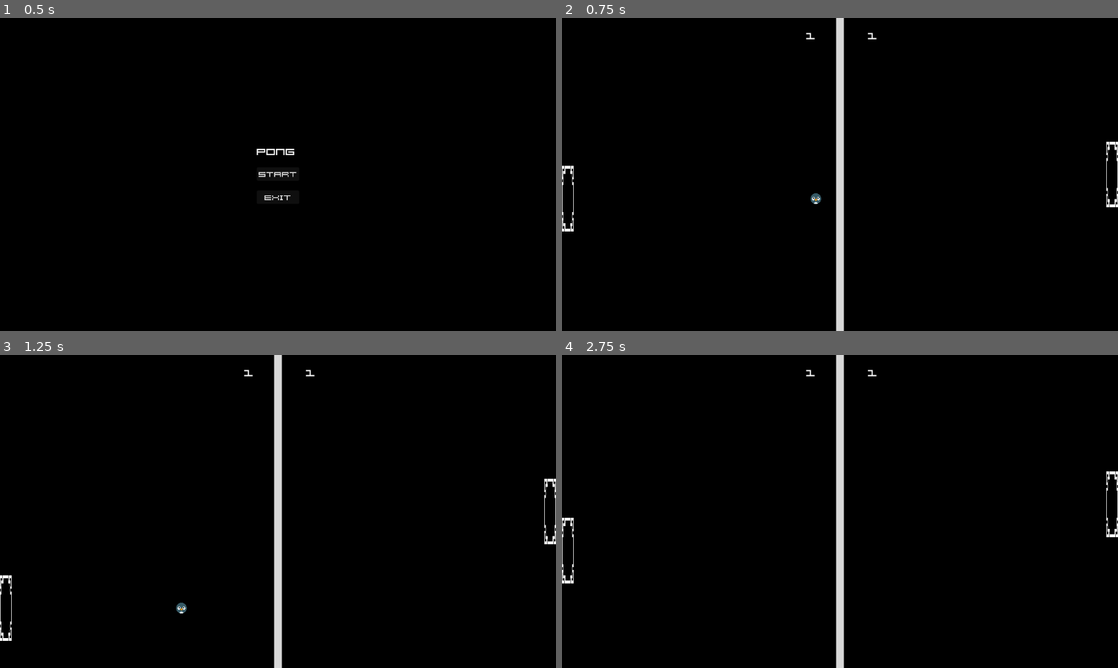
Above: before the commit, frames 1-4 (two rows, left to right).
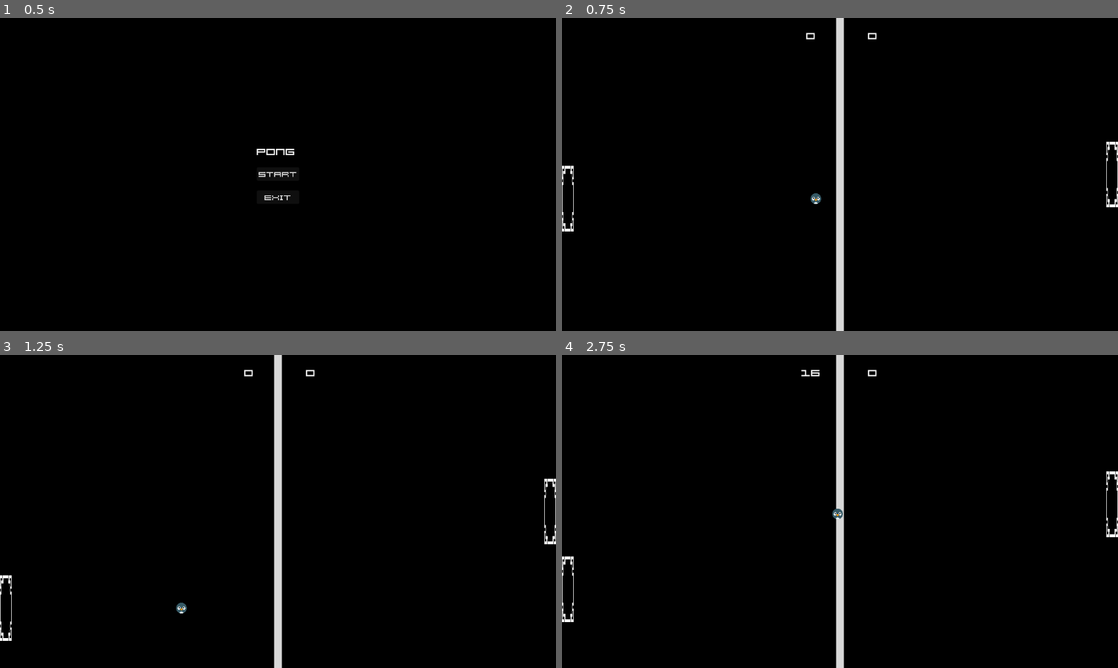
Above: after the commit, the same moments.

Repository: BliniMango/pong-1
Game: Godot game, scene res://scenes/main_menu.tscn
Same seed, same stepped clock (60 frames per second), same inputs: the game is played once before the commit and once after it.
Inputs:
- Up to frame 1 (0.5 s): no input
- Up to frame 2 (0.75 s): click "Start" at 0.5 s
- Up to frame 3 (1.25 s): no input
- Up to frame 4 (2.75 s): hold Up (ui_up) 1.28-2.03 s; hold Down (ui_down) from 2.03 s (still down)

Frame 1 is identical in both runs. In frame 2, less than 0.1% of the frame differs, in the area x 43-57%, y 4-7%; in frame 3, less than 0.1%; in frame 4, 0.4%, in the area x 0-57%, y 4-86%.
Error after the commit: Invalid access to property or key 'position' on a base object of type 'previously freed'. (res://scripts/cpu_paddle.gd:12)

Commit message:
left & right boarder config
Added a detection to respawn the ball to initial position when colloid

Diff:
--- a/scenes/main_game.tscn
+++ b/scenes/main_game.tscn
@@ -54,6 +54,8 @@
 one_way_collision = true
 
 [node name="LeftScore" type="Area2D" parent="."]
+collision_layer = 0
+collision_mask = 2
 script = ExtResource("1_1g7l7")
 
 [node name="CollisionShape2D" type="CollisionShape2D" parent="LeftScore"]
@@ -61,6 +63,8 @@
 shape = SubResource("RectangleShape2D_lrr52")
 
 [node name="RightScore" type="Area2D" parent="."]
+collision_layer = 0
+collision_mask = 2
 script = ExtResource("2_02uie")
 
 [node name="CollisionShape2D" type="CollisionShape2D" parent="RightScore"]
--- a/scripts/Ball.gd
+++ b/scripts/Ball.gd
@@ -3,9 +3,8 @@
 const speed = 300
 var direction = Vector2.ZERO
 
+# spawns in random direction when
 func _ready():
-#	randomize()
-#	linear_velocity = Vector2(randf_range(-1, 1), randf_range(-1, 1)).normalized() * speed
 	direction.y = [1, -1].pick_random()
 	direction.x = [1, -1].pick_random()
 
@@ -17,21 +16,6 @@
 	move_and_slide()
 
 
-
-
-
-
-
-
-
-
-
-
-
-
-
-
-
 #func _integrate_forces(state):
 #	if position.y < 0 or position.y > 650:
 #		linear_velocity.y *= -1
--- a/scripts/cpu_paddle.gd
+++ b/scripts/cpu_paddle.gd
@@ -13,5 +13,5 @@
 		position.y += speed * delta
 	elif ball.position.y < position.y - $Sprite2D.texture.get_height() / 2:
 		position.y -= speed * delta
-	# To ensure the paddle stays within bounds
+	# to ensure the paddle stays within bounds
 	position.y = clamp(position.y, 0, 600 - $Sprite2D.texture.get_height())
--- a/scripts/main_game.gd
+++ b/scripts/main_game.gd
@@ -8,6 +8,7 @@
 	$LeftScore.connect("body_entered", Callable(self, "_on_left_score_body_entered"))
 	$RightScore.connect("body_entered", Callable(self, "_on_right_score_body_entered"))
 
+# tally scores
 func tally_points(side: String):
 	if side == "left":
 		left_score += 1
@@ -19,16 +20,23 @@
 	$CanvasLayer/PlayerScore.text = str(right_score)
 	$CanvasLayer/CPUScore.text = str(left_score)
 
+# goalies
 func _on_left_score_body_entered(body):
+	body.queue_free()
+	var ball_respawn = preload("res://scenes/ball.tscn").instantiate()
+	add_child(ball_respawn)
+	ball_respawn.global_position = Vector2(576, 324)
 	tally_points("right")
 
 func _on_right_score_body_entered(body):
+	var ball_respawn = preload("res://scenes/ball.tscn").instantiate()
+	add_child(ball_respawn)
+	ball_respawn.global_position = Vector2(576, 324)
 	tally_points("left")
 
-
+# boarder collison detection
 func _on_top_boarder_body_entered(body):
 	body.direction.y *= -1
 
-
 func _on_bottom_boarder_body_entered(body):
 	body.direction.y *= -1
--- a/scripts/player_paddle.gd
+++ b/scripts/player_paddle.gd
@@ -10,6 +10,7 @@
 		velocity.y += speed* delta
 
 	position += velocity
-	# Make sure paddle stay in bounds
+
+	# make sure paddle stay in bounds
 	position.y = clamp(position.y, 0, 600 -
 	$Sprite2D.texture.get_height())
